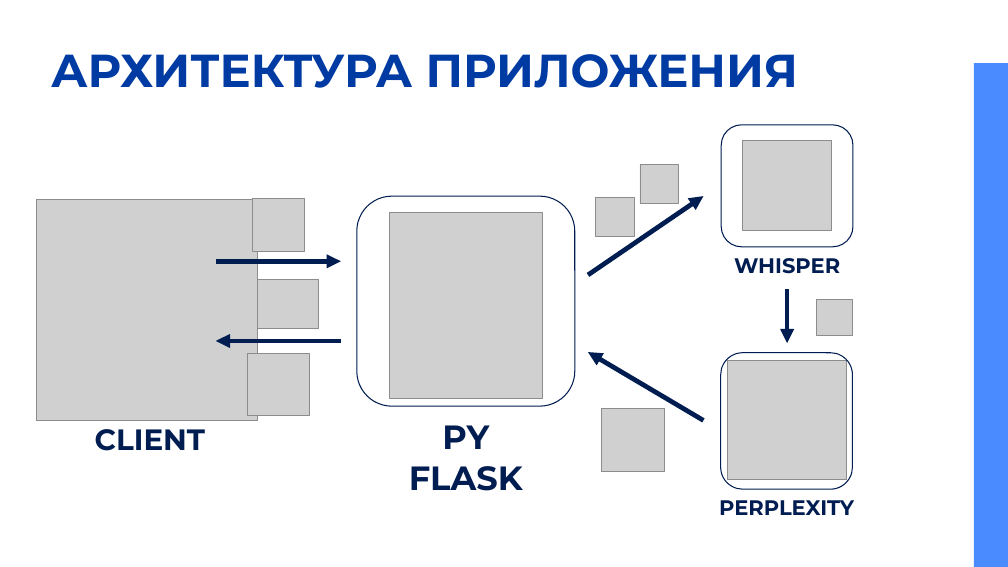
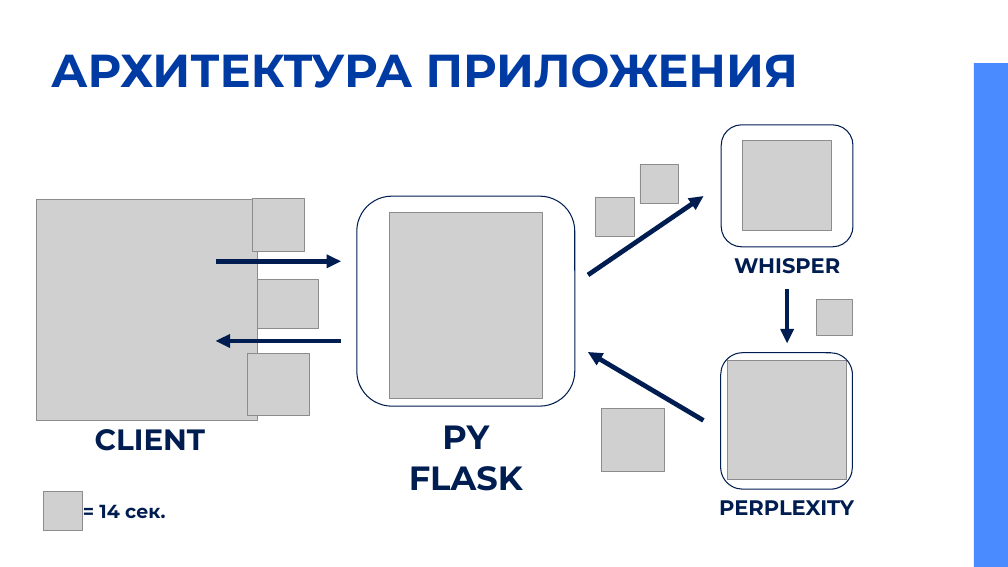
Before and after one commit to maxikfedorov/HACK-TRANSNEFT-ASR, a slide deck: slide 4 of ТрансНефть.pptx. Drawn at 1008x567 pixels with LibreOffice and Linux fonts; fonts in the diff are those of the drawing; grey boxes stand for pictures. Boxes give left, top, right and bottom in pixels: in the first picture for what was removed or moved away, otherwise in the second. Text is boxed around its words. In the diff, an @@ line names an element or a change of style, - is before the commit and + after.

```diff
--- a/ТрансНефть.pptx
+++ b/ТрансНефть.pptx
@@ picture added at (43,492,82,531) @@
@@ text added at (99,504,165,518), 18 pt, text #001D52, bold @@
+= 14 сек.
```
Also in this commit, not shown: 4 other slides changed, 5 other files.
